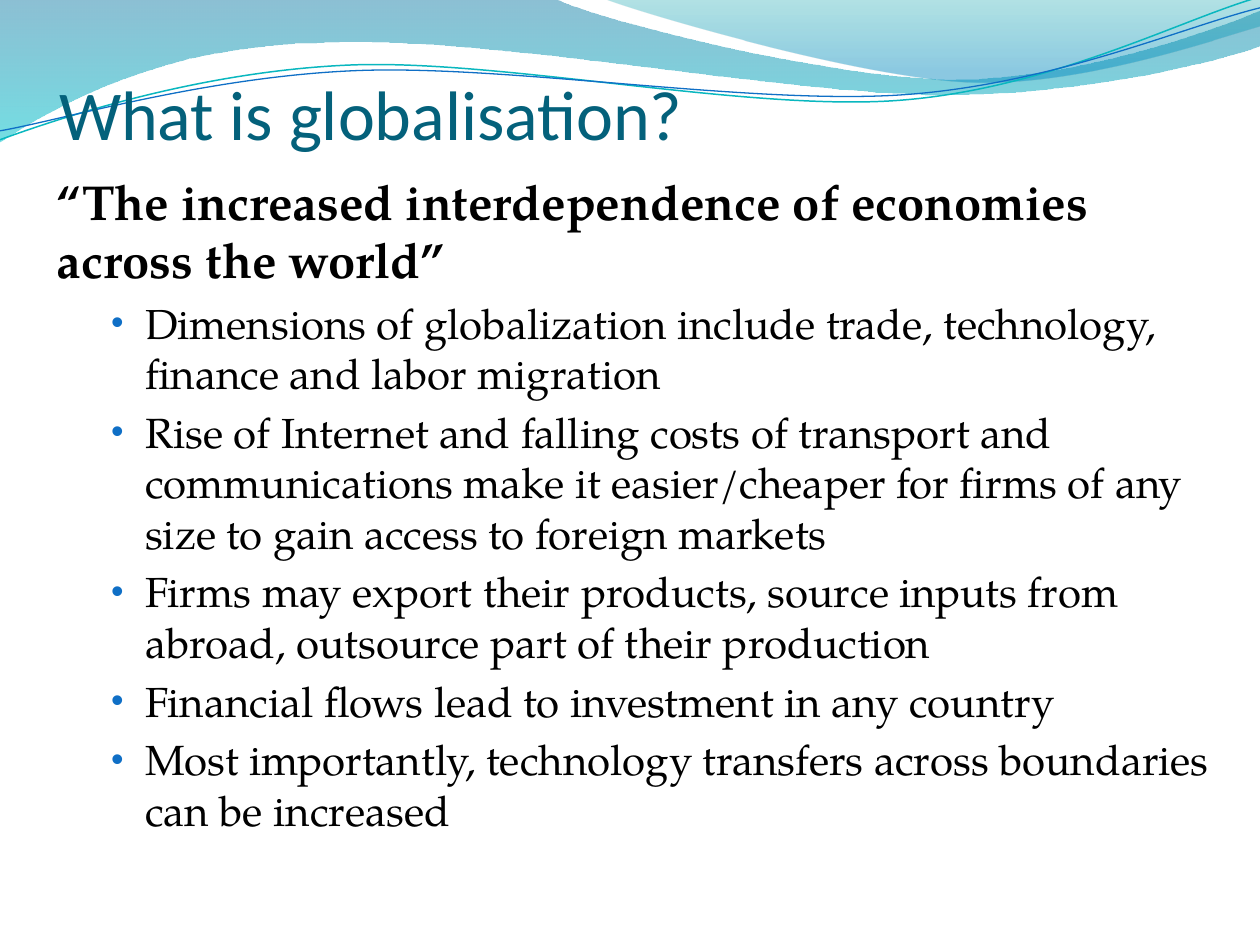
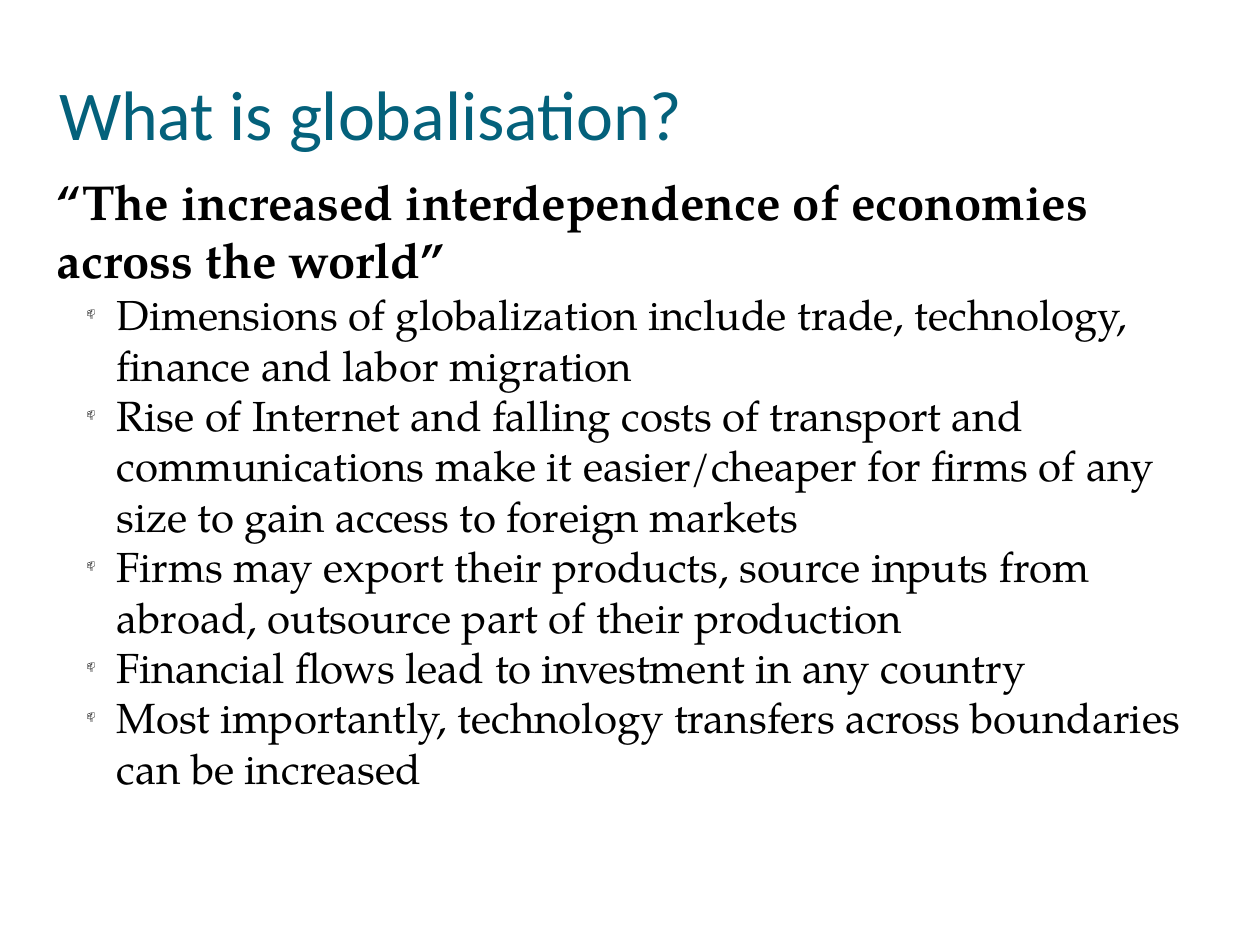
Before and after one commit to muff1nman/ClassNotes, a slide deck: slide 2 of Econ/PPT/S13_Lecture_21.pptx. Drawn at 1260x945 pixels with LibreOffice and Linux fonts; fonts in the diff are those of the drawing; background and template pictures are left out. Boxes give left, top, right and bottom in pixels: in the first picture for what was removed or moved away, otherwise in the second. Text is boxed around its words. In the diff, an @@ line names an element or a change of style, - is before the commit and + after.

```diff
--- a/Econ/PPT/S13_Lecture_21.pptx
+++ b/Econ/PPT/S13_Lecture_21.pptx
@@ freeform shape removed at bbox=[0, 0, 1260, 142] @@
@@ freeform shape removed at bbox=[0, 0, 1260, 147] @@
@@ freeform shape removed at bbox=[0, 8, 1260, 141] @@
@@ freeform shape removed at bbox=[604, 0, 1260, 87] @@
@@ text "“The increased interdependence of economies ..." at bbox=[57, 184, 1180, 785]: less space between paragraphs; bullet • to 📫 @@
```
Also in this commit, not shown: 20 other slides changed, 11 other files.
